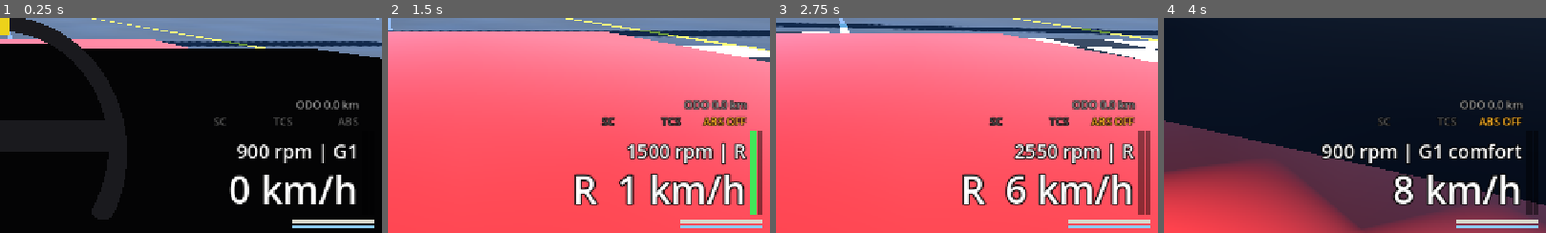
Above: before the commit, frames 1-4 (left to right).
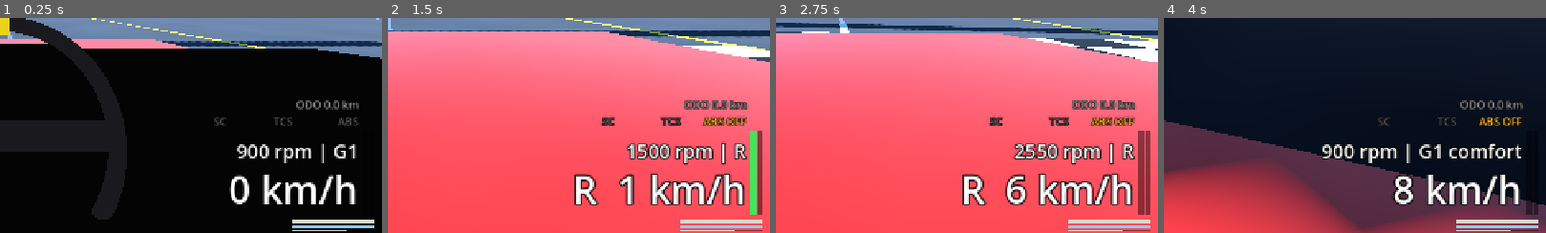
Above: after the commit, the same moments.

Repository: kokosro/factory-driver
Game: Godot game, scene res://scenes/main.tscn
The game is run twice, just before and just after one commit, with the same random seed, the same clock (stepped at 60 frames per second) and the same inputs.
Inputs:
- Up to frame 1 (0.25 s): no input
- Up to frame 2 (1.5 s): tap Enter at 0.5 s; hold Right (steer_right) 0.53-1.28 s; tap G (abs_toggle) at 0.6 s; tap I (starter) at 1.25 s; hold Down (brake) from 1.28 s (still down); tap C (camera_cycle) at 1.35 s
- Up to frame 3 (2.75 s): release Down (brake) at 2.03 s; hold Right (steer_right) from 2.03 s (still down); hold Shift (clutch_pedal) from 2.03 s (still down)
- Up to frame 4 (4 s): release Right (steer_right) at 2.78 s; release Shift (clutch_pedal) at 2.78 s; hold Up (accelerate) 2.78-3.53 s; tap N (gearbox_mode) at 2.85 s; hold Left (steer_left) from 3.53 s (still down); hold B (look_back) from 3.53 s (still down)
The pictures show only the part of the screen within x 50-100%, y 50-100%; the shares and areas given below are measured in that part.

The runs differ from the first frame. In frame 1, less than 0.1% of the frame differs, in the area x 76-91%, y 98-100%; in frame 2, 0.1%, in the area x 76-98%, y 98-100%; in frame 3, 0.1%; in frame 4, 0.1%.

Commit message:
HUD: the coolant bar under the battery bar
The fuel bar's idiom, flat and from the left, full at 127.5 C so operating
sits two thirds along: blue under 70 C, grey warm, red from 110 C where
the power fades, brighter red from 120 C. Follows ArcadeCar.coolant_temp
tick by tick.

Diff:
--- a/scenes/hud.tscn
+++ b/scenes/hud.tscn
@@ -152,6 +152,32 @@
 grow_vertical = 2
 mouse_filter = 2
 color = Color(0.55, 0.8, 0.95, 1)
+
+[node name="CoolantBarBack" type="ColorRect" parent="."]
+custom_minimum_size = Vector2(140, 4)
+anchors_preset = 3
+anchor_left = 1.0
+anchor_top = 1.0
+anchor_right = 1.0
+anchor_bottom = 1.0
+offset_left = -152.0
+offset_top = -6.0
+offset_right = -12.0
+offset_bottom = -2.0
+grow_horizontal = 0
+grow_vertical = 0
+mouse_filter = 2
+color = Color(0, 0, 0, 0.45)
+
+[node name="CoolantBar" type="ColorRect" parent="CoolantBarBack"]
+layout_mode = 1
+anchors_preset = 15
+anchor_right = 1.0
+anchor_bottom = 1.0
+grow_horizontal = 2
+grow_vertical = 2
+mouse_filter = 2
+color = Color(0.85, 0.85, 0.8, 1)
 
 [node name="TcsLamp" type="Label" parent="."]
 anchors_preset = 3
--- a/scripts/hud.gd
+++ b/scripts/hud.gd
@@ -2,8 +2,9 @@
 extends CanvasLayer
 ## Minimal driving HUD: speed, plus a tach line (engine RPM and gear), the two
 ## pedal bars so the driving feel can be checked, the fuel bar with the battery
-## bar under it, and a lamp each for the three driver aids. The mission line and
-## banner only show what they are handed (see scripts/mission_manager.gd).
+## bar under it and the coolant bar under that, and a lamp each for the three
+## driver aids. The mission line and banner only show what they are handed (see
+## scripts/mission_manager.gd).
 ## The odometer's line sits over the aid lamps (see set_odometer).
 
 ## Tach text colour normally and from ArcadeCar.SHIFT_LIGHT_RPM up.
@@ -29,6 +30,25 @@
 const BATTERY_LOW_FRACTION := 0.4
 const BATTERY_CRITICAL_FRACTION := 0.2
 
+## Coolant bar colour, on ArcadeCar.coolant_temp's scale (0 = the air at 15 C,
+## 1 = the operating 90 C): blue while the engine is cold, under
+## COOLANT_COLD_FRACTION (70 C, where the cold enrichment and the idle hunt end:
+## ArcadeCar.COOLANT_WARM_C), the fuel bar's grey warm, red from
+## COOLANT_HOT_FRACTION (110 C, where the power starts to fade:
+## ArcadeCar.OVERHEAT_FADE_START_C), a brighter red from
+## COOLANT_VERY_HOT_FRACTION (120 C, a fifth of the torque gone). The bar is
+## full at COOLANT_BAR_FULL (127.5 C): the operating temperature sits two
+## thirds along, as a gauge's 90 does. tests/thermal_test.gd holds the two
+## lines to the car's own numbers.
+const COOLANT_COLD_COLOR := Color(0.4, 0.6, 1.0, 1)
+const COOLANT_COLOR := Color(0.85, 0.85, 0.8, 1)
+const COOLANT_HOT_COLOR := Color(1.0, 0.25, 0.2, 1)
+const COOLANT_VERY_HOT_COLOR := Color(1.0, 0.55, 0.45, 1)
+const COOLANT_COLD_FRACTION := 55.0 / 75.0
+const COOLANT_HOT_FRACTION := 95.0 / 75.0
+const COOLANT_VERY_HOT_FRACTION := 105.0 / 75.0
+const COOLANT_BAR_FULL := 1.5
+
 ## The driver aids' lamps (SC, TCS, ABS): dim while the aid is on, which is how the
 ## car starts and nothing to look at; lit in the fuel bar's amber, with OFF
 ## behind the letters, once it has been switched off.
@@ -46,6 +66,7 @@
 @onready var _brake_bar: ColorRect = $BrakeBarBack/BrakeBar
 @onready var _fuel_bar: ColorRect = $FuelBarBack/FuelBar
 @onready var _battery_bar: ColorRect = $BatteryBarBack/BatteryBar
+@onready var _coolant_bar: ColorRect = $CoolantBarBack/CoolantBar
 @onready var _tcs_lamp: Label = $TcsLamp
 @onready var _abs_lamp: Label = $AbsLamp
 @onready var _sc_lamp: Label = $ScLamp
@@ -91,7 +112,8 @@
 ## brake_pedal, what the drivetrain is given): a dab at a key is a bar that
 ## never gets to the top. The fuel bar follows the tank (ArcadeCar.fuel_fraction),
 ## the battery bar the charge (ArcadeCar.battery_charge), tick by tick and
-## unsmoothed: what a crank draws that tick is off the bar that tick.
+## unsmoothed: what a crank draws that tick is off the bar that tick. The
+## coolant bar follows the temperature (ArcadeCar.coolant_temp) the same way.
 func _physics_process(_delta: float) -> void:
 	if not car:
 		return
@@ -99,6 +121,7 @@
 	set_brake_bar(car.brake_pedal)
 	set_fuel_bar(car.fuel_fraction())
 	set_battery_bar(car.battery_charge)
+	set_coolant_bar(car.coolant_temp)
 
 
 ## How full the two pedal bars by the speed are, 0 (empty) .. 1 (full); out of
@@ -139,6 +162,23 @@
 		_battery_bar.color = BATTERY_COLOR
 
 
+## How far along the coolant bar under the battery bar is: `temp` on
+## ArcadeCar.coolant_temp's scale, the bar full at COOLANT_BAR_FULL; out of
+## range is clamped, NaN is empty. The fuel bar's idiom, flat and filling from
+## the left: blue cold, grey warm, red hot and brighter red hotter
+## (COOLANT_COLD_FRACTION, COOLANT_HOT_FRACTION, COOLANT_VERY_HOT_FRACTION).
+func set_coolant_bar(temp: float) -> void:
+	_fill_bar(_coolant_bar, temp / COOLANT_BAR_FULL, true)
+	if temp >= COOLANT_VERY_HOT_FRACTION:
+		_coolant_bar.color = COOLANT_VERY_HOT_COLOR
+	elif temp >= COOLANT_HOT_FRACTION:
+		_coolant_bar.color = COOLANT_HOT_COLOR
+	elif temp < COOLANT_COLD_FRACTION:
+		_coolant_bar.color = COOLANT_COLD_COLOR
+	else:
+		_coolant_bar.color = COOLANT_COLOR
+
+
 ## The odometer line over the aid lamps, `metres` as "ODO 12.3 km": the tenths
 ## that are full (an odometer never shows a metre it has not driven; NaN and
 ## less than none read 0.0).
